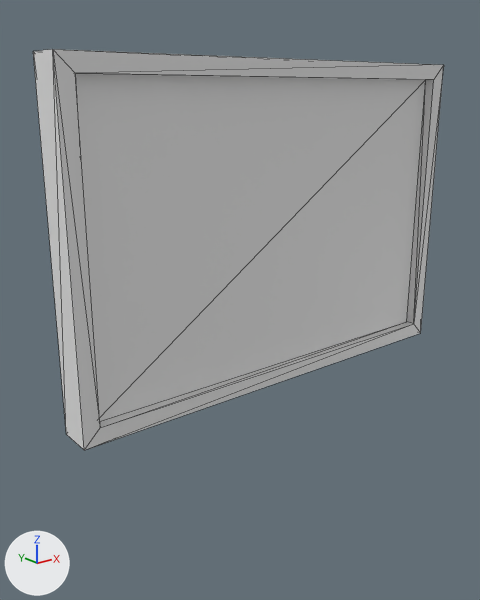
An edit to the FBX model BirthdayPartyGame/Assets/Meshes/Objects_Mesh/mode_gantry.FBX, drawn before and after from the same camera.
Rendered twice from a camera (50 mm lens) standing at (-1.302, -1.388, 1.169) and looking at (-0.151, 0.051, 0.593). The axes (+X, +Y, +Z) are drawn at lower left. The lights are the same throughout. Mesh edges are drawn as thin lines. Where no turn or scale is listed for an object, it has been applied to the vertices.
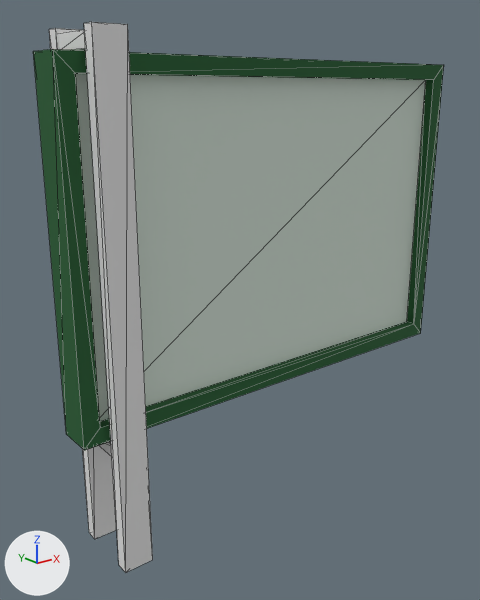
Pixel boxes [x1, y1, x2, y2] of what changed, in the pictures (480 x 600 px):
'Box001', recoloured, surface changed: [33, 49, 444, 450] in both
'Box002', added: after [49, 22, 153, 573]

Diff of the bpy script that builds the scene:
```diff
--- a/BirthdayPartyGame/Assets/Meshes/Objects_Mesh/mode_gantry.FBX.py
+++ b/BirthdayPartyGame/Assets/Meshes/Objects_Mesh/mode_gantry.FBX.py
@@ img_tx_gantry_png @@
+img_tx_gantry_png = load_image('tx_gantry.png', '_unpacked/tx_gantry.png', 1024, 1024, 'sRGB')
@@ mat_material__2 @@
+mat_material__2 = principled_material('Material #2')
+mat_material__2.texture = img_tx_gantry_png  # with its transparency
+mat_material__2.roughness = 0.859
@@ me_mesh @@
 me_mesh.from_pydata(...)  # 24 vertices, 44 faces; spans x 0.0..1.3, y -0.05..0.05, z 0.0..0.9
 # used by ob_box001; location = (-0.709, 0.0, 0.35)
+# me_mesh part 1: texture (UV) coordinates of 44 of 44 faces, centred in x 0.0..1.3, y -0.05..0.05, z 0.0..0.9, changed; they spanned u 0.0..1.0, v 0.0..1.0 and now span u 0.02..0.94, v 0.08..0.97
+me_mesh.materials.append(mat_material__2)  # picture img_tx_gantry_png
@@ me_mesh_001 @@
+me_mesh_001.from_pydata(...)  # a box spanning x -0.04..0.04, y -0.102..-0.067, z 0.0..1.3; a box spanning x -0.035..0.035, y -0.074..0.074, z 1.254..1.289; a box spanning x -0.04..0.04, y 0.068..0.103, z 0.0..1.3; a box spanning x -0.035..0.035, y -0.074..0.074, z 0.31..0.345
@@ ob_box002 @@
+ob_box002 = bpy.data.objects.new('Box002', me_mesh_001)
+ob_box002.location = (-0.606, 0.0, 0.0)
```
